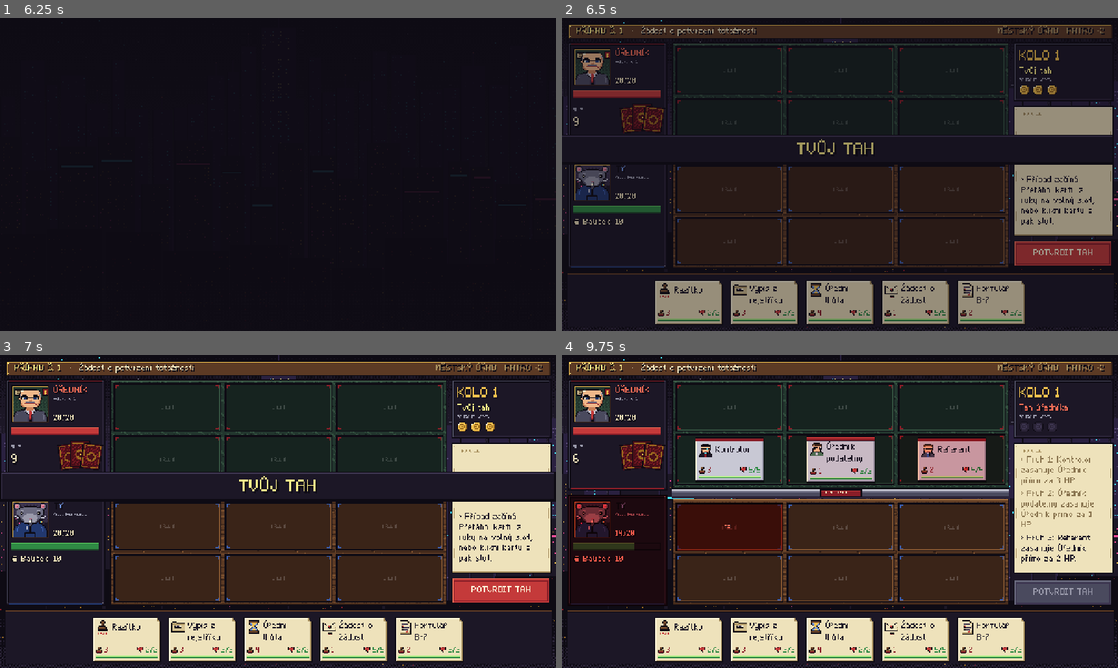
Above: before the commit, frames 1-4 (two rows, left to right).
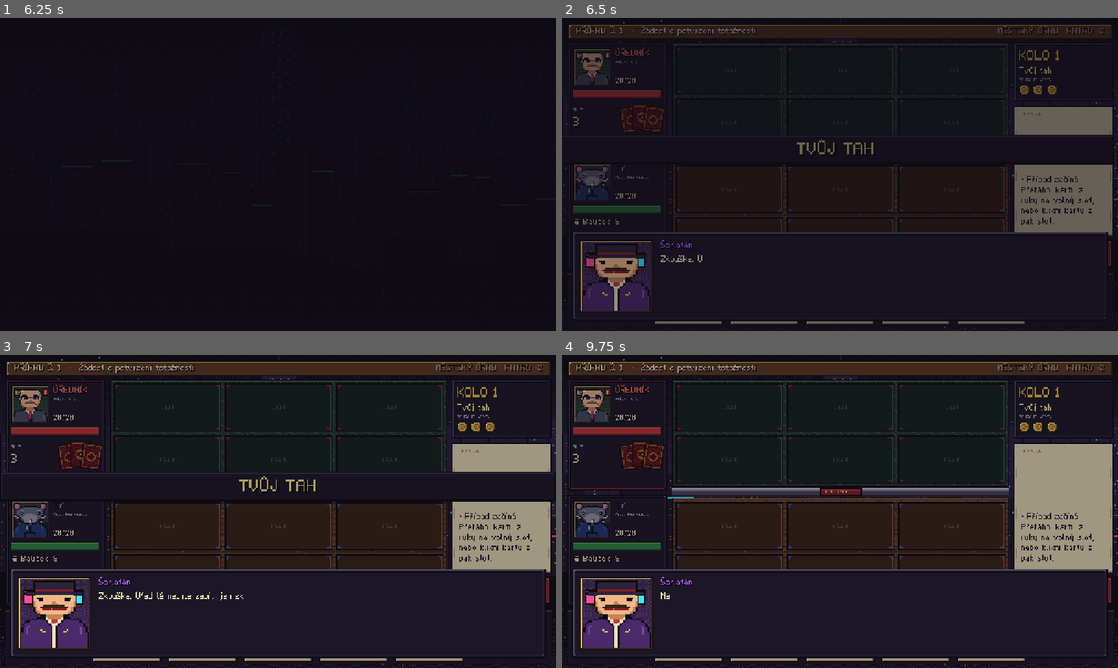
Above: after the commit, the same moments.

Repository: Pajimyr/card-bureaucracy
Game: Godot game, scene res://scenes/menu.tscn
The game is run twice, just before and just after one commit, with the same random seed, the same clock (stepped at 60 frames per second) and the same inputs.
Inputs (mouse positions are in pixels of both pictures, inside the frame that each line leads up to):
- Up to frame 1 (6.25 s): click "HRÁT" at 0.5 s; click (139, 180) at 1.27 s; tap Enter (ui_accept) at 2, 2.75, 3.5, 5.75, 6.02 s; drag from (278, 174) to (333, 105) at 2.02 s; drag from (166, 190) to (250, 237) at 2.77 s; move the mouse to (333, 105) at 3.52 s; click (333, 105) at 3.67 s; click "› Do slumů? Já? Nikdy." at 4.25 s; drag from (250, 237) to (111, 127) at 5.02 s; move the mouse to (444, 221) at 5.77 s; click (444, 221) at 5.92 s
- Up to frame 2 (6.5 s): no input
- Up to frame 3 (7 s): click "POTVRDIT TAH" at 6.5 s
- Up to frame 4 (9.75 s): click "POTVRDIT TAH" at 7.25 s; click (1062, 592) at 8 s, where only the run after the commit has a clickable "POTVRDIT TAH"; drag from (673, 464) to (756, 433) at 8.77 s; move the mouse to (867, 511) at 9.52 s; click (867, 511) at 9.67 s

Frame 1 is identical in both runs. In frame 2, 21% of the frame differs, in the area x 0-100%, y 0-100%; in frame 3, 31%; in frame 4, 42%.

Commit message:
Add battle tutorial and balance analysis
The first case is a tutorial: smaller decks, one enemy card per turn and
three blocking dialogs (intro, first attack, overflow and promotion).
It is marked done after a win and the stamp is confirmed.

Balance: tools/balance_sim.py mirrors the battle rules. At the current
numbers the heuristic wins ~10%, mostly by running out of cards. The
proposal in docs/balance.md ties deck size and enemy cards per turn to
difficulty (46-67%). Constants are not changed yet, pending approval.

Co-Authored-By: Claude Haiku 5.5 <noreply@anthropic.com>

Diff:
--- a/scripts/game_state.gd
+++ b/scripts/game_state.gd
@@ -41,6 +41,7 @@
 var grose: int = START_GROSE
 var case_number: int = 1
 var knows_password: bool = false
+var tutorial_done: bool = false  # první případ je tutorial; po jeho dohrání se už nehraje
 var last_result: String = ""  # "", "win", "lose"
 # Efekty na krysu, např. {"id": "no_hand", "side": "left"}.
 var effects: Array = []
@@ -65,6 +66,7 @@
 	grose = START_GROSE
 	case_number = 1
 	knows_password = false
+	tutorial_done = false
 	last_result = ""
 	effects.clear()
 
--- a/scripts/main.gd
+++ b/scripts/main.gd
@@ -22,7 +22,13 @@
 const OFFICIAL_NAME := "Úředník"
 const ENEMY_TURN_DELAY := 0.8
 const SIDE_COLUMN_WIDTH := 230
-const MAX_CARDS_PER_TURN := 3  # strop pro obě strany; hráči ho snižují useknuté ruce
+const MAX_CARDS_PER_TURN := 3  # strop pro hráče; useknuté ruce ho snižují (GameState.cards_per_turn)
+const ENEMY_CARDS_PER_TURN := 3  # kolik karet úředník nasadí za tah (balance: viz docs/balance.md)
+
+# Tutorial (první případ, dokud GameState.tutorial_done není true): menší balíčky a jeden úředník za tah.
+const TUT_PLAYER_CARDS := ["Razítko", "Formulář B-7", "Úřední lhůta", "Ověřená kopie", "Podpis pod tlakem", "Výpis z rejstříku", "Kopie kopie", "Stížnost"]
+const TUT_ENEMY_CARDS := ["Referent", "Úředník podatelny", "Revizor"]
+const TUT_ENEMY_CARDS_PER_TURN := 1
 const EFFECT_STEP := 0.3
 const CARD_SIZE := Vector2(160, 104)
 const HAND_LIFT := 14.0  # o kolik se karta v ruce zvedne pod myší
@@ -99,6 +105,9 @@
 var official_hp: int = OFFICIAL_MAX_HP
 var placed_this_turn: int = 0
 var cards_per_turn: int = MAX_CARDS_PER_TURN  # hráčův limit, viz GameState.cards_per_turn()
+var enemy_cards_per_turn: int = ENEMY_CARDS_PER_TURN
+var tutorial: bool = false
+var tut_dialog: DialogBox
 # Zásahy a útoky z aktuálního tahu, přehrají se postupně jako vizuální efekty.
 var hit_events: Array = []
 
@@ -161,13 +170,35 @@
 	randomize()
 	RenderingServer.set_default_clear_color(C_DARK)
 	cards_per_turn = GameState.cards_per_turn()
+	tutorial = not GameState.tutorial_done
 	player_board = _empty_board()
 	enemy_board = _empty_board()
-	player_deck = _make_deck(CARD_POOL, PLAYER_DECK_SIZE)
-	enemy_deck = _make_deck(ENEMY_POOL, ENEMY_DECK_SIZE)
+	if tutorial:
+		player_deck = _make_fixed_deck(TUT_PLAYER_CARDS, CARD_POOL)
+		enemy_deck = _make_fixed_deck(TUT_ENEMY_CARDS, ENEMY_POOL)
+		enemy_cards_per_turn = TUT_ENEMY_CARDS_PER_TURN
+	else:
+		player_deck = _make_deck(CARD_POOL, PLAYER_DECK_SIZE)
+		enemy_deck = _make_deck(ENEMY_POOL, ENEMY_DECK_SIZE)
 	_build_ui()
+	tut_dialog = DialogBox.new()
+	add_child(tut_dialog)
 	_fill_hand()
 	_begin()
+
+
+# Balíček z pojmenovaných šablon (tutorial). Každá karta dostane vlastní uid.
+func _make_fixed_deck(names: Array, pool: Array) -> Array:
+	var deck: Array = []
+	for n in names:
+		for tpl in pool:
+			if tpl["name"] == n:
+				var card: Dictionary = tpl.duplicate()
+				card["uid"] = next_uid
+				next_uid += 1
+				card["max_hp"] = card["hp"]
+				deck.append(card)
+	return deck
 
 
 # Úvod: hraješ první, úředník nasazuje až po potvrzení tvého tahu.
@@ -176,6 +207,27 @@
 	_log("Případ začíná. Přetáhni kartu z ruky na volný slot, nebo klikni kartu a pak slot.")
 	_refresh()
 	_banner("TVŮJ TAH", C_GOLD_LIGHT)
+	if tutorial:
+		_tutorial_intro.call_deferred()
+
+
+# --- Tutorial --------------------------------------------------------------
+# Blokující dialogy v předem daných bodech tahu. Běží jen v prvním případu.
+
+func _tut(lines: Array) -> void:
+	if tutorial:
+		await tut_dialog.run(lines)
+
+
+func _tutorial_intro() -> void:
+	await _tut([
+		{"who": "Šarlatán", "portrait": "portraits/charlatan.png", "color": Color("#b45cff"),
+			"text": "Zkouška. Úřad tě nechce zabít, jen zkontrolovat, jestli umíš číst formuláře."},
+		{"who": "Šarlatán", "portrait": "portraits/charlatan.png", "color": Color("#b45cff"),
+			"text": "Dole máš karty v ruce. Přetáhni jednu na volný slot ve své přední řadě (horní řada zdola)."},
+		{"who": "Šarlatán", "portrait": "portraits/charlatan.png", "color": Color("#b45cff"),
+			"text": "Na tah smíš zahrát tři karty. Až budeš hotov, klikni na POTVRDIT TAH. Úředník pak odpovídá."},
+	])
 
 
 func _empty_board() -> Array:
@@ -685,12 +737,12 @@
 
 
 # Úředník nasadí karty animovaně: nejdřív přední řadu, zadní jen za obsazenou přední.
-# Max MAX_CARDS_PER_TURN za tah.
+# Max enemy_cards_per_turn za tah.
 func _enemy_place_animated() -> void:
 	var placed := 0
 	var from_center := enemy_hand_area.get_global_rect().get_center() + Vector2(50, 0)
 	for idx in SLOT_COUNT:
-		if placed >= MAX_CARDS_PER_TURN:
+		if placed >= enemy_cards_per_turn:
 			return
 		if enemy_board[idx] != null:
 			continue
@@ -827,6 +879,8 @@
 # Po razítku: výhra i prohra vedou do města. Kdo prohrál a nemá na další kolo, jde rovnou do baru.
 func _on_case_finished(won: bool) -> void:
 	GameState.finish_case(won)
+	if won and tutorial:
+		GameState.tutorial_done = true
 	if not won and not GameState.can_afford_round():
 		GameState.goto("res://scenes/bar.tscn")
 	else:
@@ -1051,6 +1105,15 @@
 	_refresh()
 
 
+# Položí kartu bez tažení (testy a tutorial).
+func _commit_drop_direct(card: Dictionary, idx: int) -> void:
+	hand.erase(card)
+	player_board[idx] = card
+	placed_this_turn += 1
+	_fly_card(card, Vector2(400, 300), 0.0, true, idx, COLOR_PLACE)
+	_refresh()
+
+
 # Karta se vrátí do ruky, kývne se pružinou.
 func _return_drag() -> void:
 	var node := drag_node
@@ -1235,6 +1298,11 @@
 
 	await get_tree().create_timer(ENEMY_TURN_DELAY + 0.4).timeout
 	await _enemy_place_animated()
+	if turn == 1:
+		await _tut([
+			{"who": "Šarlatán", "portrait": "portraits/charlatan.png", "color": Color("#b45cff"),
+				"text": "Úředník nasadil své karty. Teď útočí: každá přední karta bije protější kartu ve svém pruhu."},
+		])
 	_resolve_combat()
 	_refresh()
 	await _play_hit_effects()
@@ -1242,6 +1310,13 @@
 		_refresh()
 		_end_stamp(official_hp <= 0 and player_hp > 0)
 		return
+	if turn == 1:
+		await _tut([
+			{"who": "Šarlatán", "portrait": "portraits/charlatan.png", "color": Color("#b45cff"),
+				"text": "Přebytek, který karta nezabije, propadne na zadní kartu za cílem. Když přední padne, zadní postoupí a hned útočí."},
+			{"who": "Šarlatán", "portrait": "portraits/charlatan.png", "color": Color("#b45cff"),
+				"text": "Porazíš-li úředníka na nule, případ je tvůj. Dál to bude těžší. Hodně štěstí, krysáku."},
+		])
 
 	turn += 1
 	placed_this_turn = 0
@@ -1267,7 +1342,7 @@
 			phase_label.text = "Konec případu"
 			phase_label.add_theme_color_override("font_color", C_GREY)
 	# Žetony: zlatý = ještě můžeš hrát, šedý = zahráno, rudý křížek = chybí ruka.
-	for i in energy_icons.size():
+	for i in energy_icons.size():  # žetony podle hráčova limitu
 		var file := "icons/energy_lost.png"
 		if i < cards_per_turn:
 			var lit := phase == Phase.PLAYER and i < cards_per_turn - placed_this_turn
--- a/tools/screenshot.gd
+++ b/tools/screenshot.gd
@@ -67,6 +67,33 @@
 			node._start_game(1)
 		"hover_bar":
 			node._set_caption("BAR U ZLATÉ KRYSY · černý trh. Heslo znáš.", UiKit.C_PINK)
+		"tutorial_play":
+			# Projde tutorial: dialogy odklikává, karty klade do volných slotů, potvrzuje tahy.
+			for turn_i in 12:
+				for i in 12:
+					if node.tut_dialog.visible:
+						node.tut_dialog._proceed()
+					await _frames(12)
+				if node.phase == node.Phase.OVER:
+					break
+				if node.phase != node.Phase.PLAYER:
+					continue
+				var idx := 0
+				for c in node.hand.duplicate():
+					if node.placed_this_turn >= node.cards_per_turn:
+						break
+					while idx < 6 and (node.player_board[idx] != null or (idx >= 3 and node.player_board[idx - 3] == null)):
+						idx += 1
+					if idx >= 6:
+						break
+					node._commit_drop_direct(c, idx)
+				await _frames(40)
+				node._on_confirm_turn()
+			for i in 40:
+				if node.tut_dialog.visible:
+					node.tut_dialog._proceed()
+				await _frames(20)
+			print("TUT result: phase=%s official=%d player=%d done=%s" % [node.phase, node.official_hp, node.player_hp, root.get_node("GameState").tutorial_done])
 		"honza":
 			# proklikat barmana: pozdrav, volba hesla, odpověď
 			for i in 6:
Not shown, added: docs/balance.md
